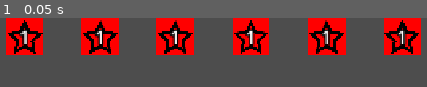
Above: before the commit, frame 1.
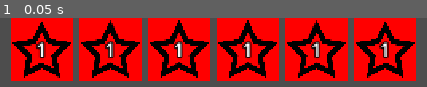
Above: after the commit, the same moment.

Repository: francocurotto/DDMre
Game: Godot game, scene res://infogui/dice_info/sides_row/sides_row.tscn
The game is run twice, just before and just after one commit, with the same random seed, the same clock (stepped at 60 frames per second) and the same inputs. This scene is started directly instead of the project's main scene.
Inputs:
- Up to frame 1 (0.05 s): no input

The runs differ from the first frame. In frame 1, 67% of the frame differs, in the area x 1-99%, y 0-92%.

Commit message:
start dice info

Diff:
--- a/source/dice/dice.gd
+++ b/source/dice/dice.gd
@@ -99,7 +99,7 @@
 	var material = $MeshInstance3D.get_surface_override_material(0)
 	material = material.duplicate()
 	$MeshInstance3D.set_surface_override_material(0, material)
-	material.albedo_color = Globals.TYPECOLORS[type]
+	material.albedo_color = Globals.SUMMON_COLORS[type]
 
 func get_rolled_side():
 	for side in $Sides.get_children():
--- a/source/globals.gd
+++ b/source/globals.gd
@@ -3,7 +3,7 @@
 #region constants
 ## Path to the JSON file that has the dice information.
 const LIBPATH  = "res://databases/LIBRARY.json"
-const TYPECOLORS = {
+const SUMMON_COLORS = {
 	"DRAGON"      : Color(1.0, 0.0, 0.0),
 	"SPELLCASTER" : Color(1.0, 1.0, 1.0),
 	"UNDEAD"      : Color(1.0, 1.0, 0.0),
--- /dev/null
+++ b/source/infogui/dice_info/dice_info.tscn
@@ -0,0 +1,13 @@
+[gd_scene load_steps=2 format=3 uid="uid://dd0le7od3nqip"]
+
+[ext_resource type="PackedScene" uid="uid://chawlghgqva5o" path="res://infogui/dice_info/sides_row/sides_row.tscn" id="1_nbd76"]
+
+[node name="DiceInfo" type="MarginContainer"]
+offset_right = 720.0
+offset_bottom = 100.0
+
+[node name="VBoxContainer" type="VBoxContainer" parent="."]
+layout_mode = 2
+
+[node name="SidesRow" parent="VBoxContainer" instance=ExtResource("1_nbd76")]
+layout_mode = 2
--- a/source/infogui/dice_info/sides_row/side2d/side2d.gd
+++ b/source/infogui/dice_info/sides_row/side2d/side2d.gd
@@ -4,7 +4,7 @@
 func set_side(side, type):
 	$Icon.texture = load("res://assets/CREST_%s.svg" % side.type)
 	$Mult.text = str(side.mult)
-	$Background.color = Globals.TYPECOLORS[type]
+	$Background.color = Globals.SUMMON_COLORS[type]
 	# adjust mult location
 	if side.type == "SUMMON":
 		$Mult.horizontal_alignment = HORIZONTAL_ALIGNMENT_CENTER
--- a/source/infogui/dice_info/sides_row/side2d/side2d.tscn
+++ b/source/infogui/dice_info/sides_row/side2d/side2d.tscn
@@ -4,9 +4,9 @@
 [ext_resource type="Texture2D" uid="uid://caju6siypu748" path="res://assets/CREST_SUMMON.svg" id="1_lfwhf"]
 
 [node name="Side2D" type="AspectRatioContainer"]
-offset_right = 100.0
-offset_bottom = 100.0
-size_flags_horizontal = 3
+custom_minimum_size = Vector2(100, 100)
+offset_right = 17.0
+offset_bottom = 42.0
 script = ExtResource("1_1ean1")
 
 [node name="Background" type="ColorRect" parent="."]
--- a/source/infogui/dice_info/sides_row/sides_row.tscn
+++ b/source/infogui/dice_info/sides_row/sides_row.tscn
@@ -5,6 +5,8 @@
 [node name="SidesRow" type="HBoxContainer"]
 offset_right = 720.0
 offset_bottom = 60.0
+theme_override_constants/separation = 10
+alignment = 1
 
 [node name="Side2D1" parent="." instance=ExtResource("1_mkcyy")]
 layout_mode = 2
